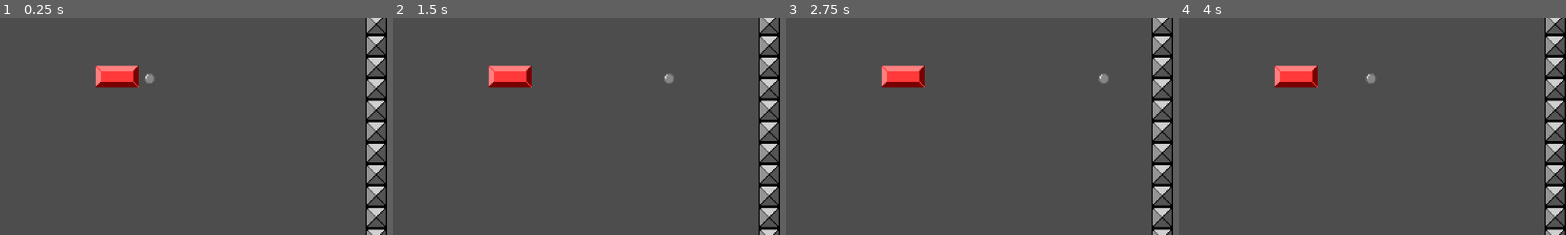
Above: before the commit, frames 1-4 (left to right).
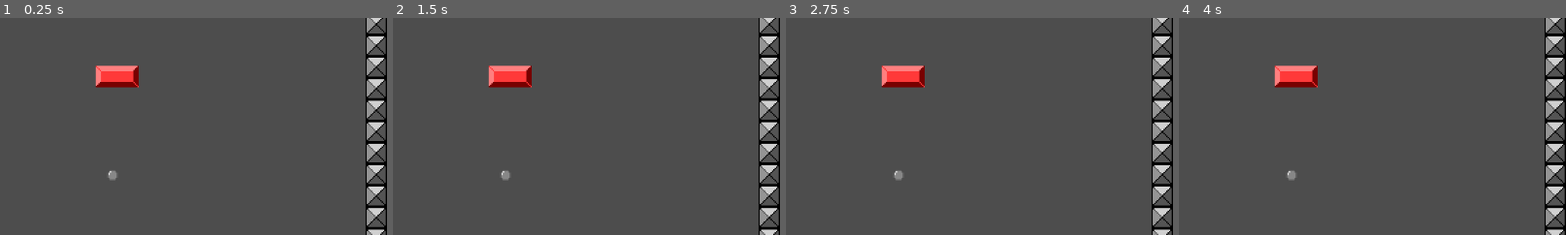
Above: after the commit, the same moments.

Repository: Morswin/Brick-Smasher
Game: Godot game, scene res://game_loop.tscn
The game is run twice, just before and just after one commit, with the same random seed, the same clock (stepped at 60 frames per second) and the same inputs.
Inputs:
- Up to frame 1 (0.25 s): no input
- Up to frame 2 (1.5 s): tap Enter (ui_accept) at 0.5, 0.6, 0.77, 1.07, 1.35 s; hold Right (ui_right) from 0.53 s (still down)
- Up to frame 3 (2.75 s): tap Enter (ui_accept) at 1.52, 1.82, 2.1 s; release Right (ui_right) at 2.03 s; hold Left (ui_left) from 2.03 s (still down)
- Up to frame 4 (4 s): release Left (ui_left) at 2.78 s; hold Right (ui_right) from 2.78 s (still down); tap Enter (ui_accept) at 2.85, 3.02, 3.32, 3.6, 3.77 s
The pictures show only the part of the screen within x 50-100%, y 11-61%; the shares and areas given below are measured in that part.

The runs differ from the first frame. In frame 1, 0.2% of the frame differs, in the area x 28-40%, y 25-75%; in frame 2, 0.2%; in frame 3, 0.2%; in frame 4, 0.2%.

Commit message:
WIP
scene instantiating problems

Diff:
--- a/ball/ball.gd
+++ b/ball/ball.gd
@@ -4,7 +4,18 @@
 
 const SPEED = 150
 
-@export var direction = Vector2(0, 1)
+var ID: int
+
+@export var direction := Vector2(0, 1)
+@export var attached := false  # Is this ball attached to the deflector?
+
+
+func _init(_ID: int, _attached: bool = false):
+	ID = _ID
+	attached = _attached
+	#position = Vector2(64, 64)
+	#print("New instance")
+	#print(position)
 
 
 func _ready():
@@ -12,13 +23,16 @@
 
 
 func _physics_process(_delta):
-	if is_on_ceiling():
-		direction.y = direction.y * -1
-	if is_on_wall():
-		direction.x = direction.x * -1
-	if is_on_floor():
-		direction.y = direction.y * -1
-	velocity = direction * SPEED
+	if attached:
+		pass
+	else:
+		if is_on_ceiling():
+			direction.y = direction.y * -1
+		if is_on_wall():
+			direction.x = direction.x * -1
+		if is_on_floor():
+			direction.y = direction.y * -1
+		velocity = direction * SPEED
 	move_and_slide()
 
 
--- /dev/null
+++ b/ball/ball_manager.gd
@@ -0,0 +1,21 @@
+extends Node2D
+
+
+@onready var ball_scene := load("res://ball/ball.tscn")
+@onready var deflector := $"../deflector"
+
+var list_of_balls: Dictionary = {}
+
+
+func _ready():
+	var _new_ball = ball_scene.instantiate()
+	add_child(_new_ball)
+	#var _new_ball = ball_scene.instantiate() #Ball.new(0, true)  #
+	#add_child(_new_ball)
+
+
+func _process(_delta):
+	if Input.is_action_just_pressed("ui_accept"):
+		print("Click")
+	if len(list_of_balls.keys()) == 0:
+		pass  # Initiate 1 ball and attatch it to deflector
--- a/brick/brick.gd
+++ b/brick/brick.gd
@@ -8,3 +8,4 @@
 func _on_body_entered(body):
 	if body.is_in_group("Balls"):
 		body.bounce_off()
+		# initiate destruction of the brick or at leas lower it's endurance
--- a/deflector/deflector.gd
+++ b/deflector/deflector.gd
@@ -2,20 +2,7 @@
 class_name Deflector
 
 
-enum hloding_ball {
-	holding,
-	not_holding,
-	game_just_started
-}
-
-
 const SPEED = 300.0
-
-var holding_ball_state := hloding_ball.game_just_started
-
-
-func _ready():
-	pass
 
 
 func _physics_process(_delta):
--- a/deflector/deflector.tscn
+++ b/deflector/deflector.tscn
@@ -26,5 +26,5 @@
 [node name="RightMarker" type="Marker2D" parent="."]
 position = Vector2(64, -8)
 
-[node name="Marker2D" type="Marker2D" parent="."]
+[node name="BallHolder" type="Marker2D" parent="."]
 position = Vector2(0, -20)
--- a/game_loop.tscn
+++ b/game_loop.tscn
@@ -1,7 +1,8 @@
-[gd_scene load_steps=5 format=3 uid="uid://dbb48vxjrl16r"]
+[gd_scene load_steps=6 format=3 uid="uid://dbb48vxjrl16r"]
 
 [ext_resource type="PackedScene" uid="uid://cpkvgqw024kep" path="res://deflector/deflector.tscn" id="1_t2grt"]
 [ext_resource type="PackedScene" uid="uid://jdpoenn4h3sd" path="res://ball/ball.tscn" id="2_8mk78"]
+[ext_resource type="Script" path="res://ball/ball_manager.gd" id="2_80387"]
 [ext_resource type="PackedScene" uid="uid://bh8spe44886s6" path="res://edge/edge.tscn" id="3_q17ps"]
 [ext_resource type="PackedScene" uid="uid://bxdioxecoupv5" path="res://brick/brick.tscn" id="4_x0iog"]
 
@@ -10,10 +11,11 @@
 [node name="deflector" parent="." instance=ExtResource("1_t2grt")]
 position = Vector2(582, 623)
 
-[node name="balls" type="Node2D" parent="."]
-
-[node name="ball" parent="balls" instance=ExtResource("2_8mk78")]
-position = Vector2(812, 161)
+[node name="ball manager" type="Node2D" parent="."]
+script = ExtResource("2_80387")
+
+[node name="ball" parent="ball manager" instance=ExtResource("2_8mk78")]
+position = Vector2(744, 305)
 direction = Vector2(-1, 0)
 
 [node name="edges" type="Node2D" parent="."]
